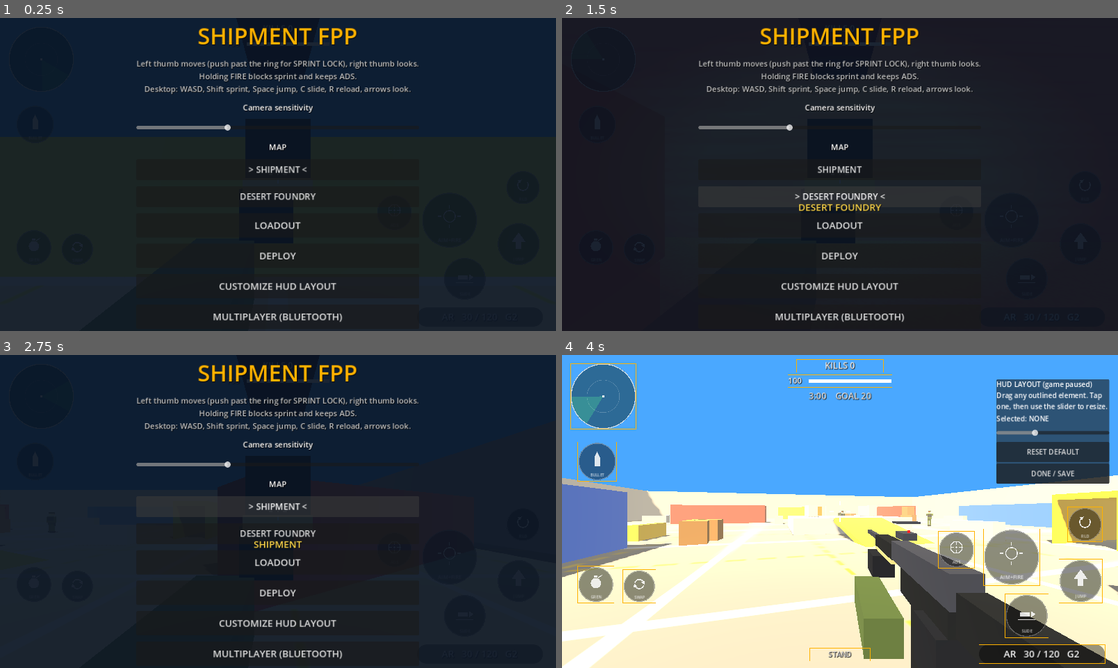
Above: before the commit, frames 1-4 (two rows, left to right).
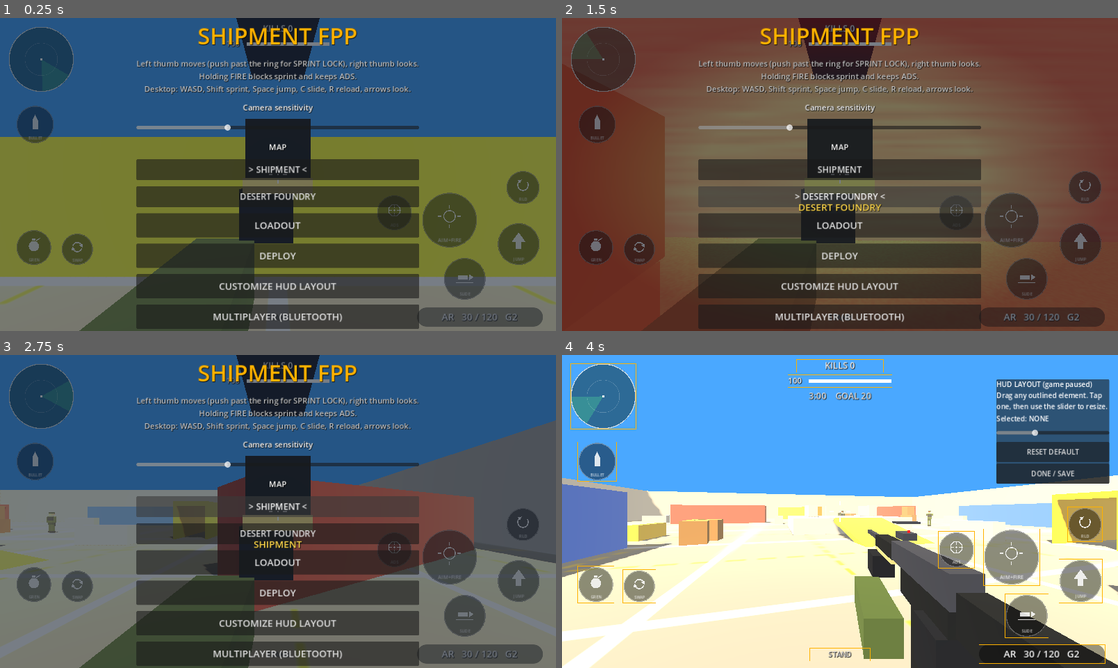
Above: after the commit, the same moments.

Repository: Goated-max/shipment-fpp
Game: Godot game, scene res://scenes/main.tscn
Two runs of this game, one before a commit and one after it. Both use one fixed random seed, a clock stepped at 60 frames per second and the inputs below.
Inputs:
- Up to frame 1 (0.25 s): no input
- Up to frame 2 (1.5 s): click "> SHIPMENT <" at 0.5 s; click "DESERT FOUNDRY" at 1.25 s
- Up to frame 3 (2.75 s): click "SHIPMENT" at 2 s
- Up to frame 4 (4 s): click "DEPLOY" at 2.75 s; click "EDIT HUD" at 3.5 s

The runs differ from the first frame. In frame 1, 87% of the frame differs, in the area x 0-100%, y 0-100%; in frame 2, 90%; in frame 3, 86%; in frame 4, nothing differs.

Commit message:
menu: see-through background so the map shows

Diff:
--- a/scripts/hud.gd
+++ b/scripts/hud.gd
@@ -546,7 +546,7 @@
     dk_lbl = _lbl(dc, "KILLS 0", 24, HORIZONTAL_ALIGNMENT_CENTER)
     _button_in(dc, "RESPAWN", _on_respawn)
     death.hide()
-    menu = _overlay(Color(0.03, 0.07, 0.13, 0.92))
+    menu = _overlay(Color(0.03, 0.07, 0.13, 0.55))
     var mc := _center(menu)
     _lbl(mc, "SHIPMENT FPP", 52, HORIZONTAL_ALIGNMENT_CENTER, Color(1, 0.7, 0))
     _lbl(mc, "Left thumb moves (push past the ring for SPRINT LOCK), right thumb looks.\nHolding FIRE blocks sprint and keeps ADS.\nDesktop: WASD, Shift sprint, Space jump, C slide, R reload, arrows look.", 18, HORIZONTAL_ALIGNMENT_CENTER, Color(1, 1, 1, 0.75))
